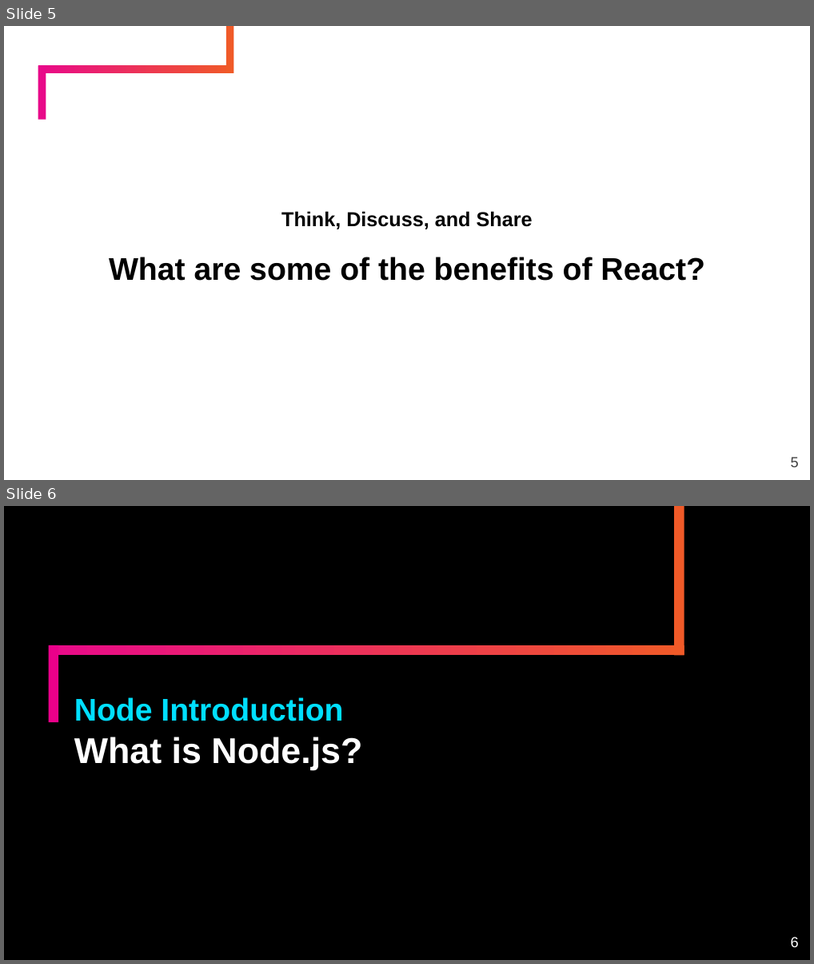
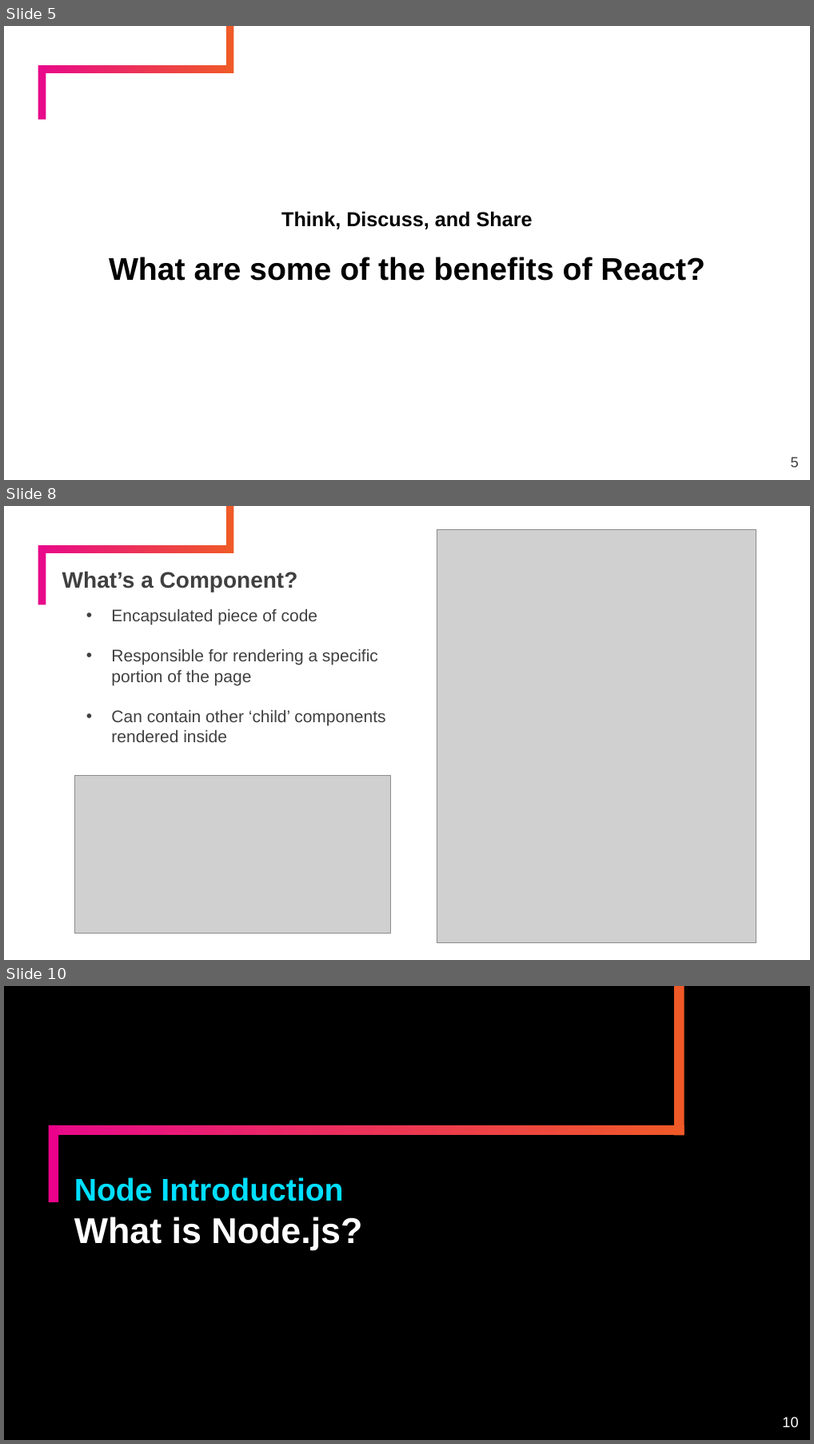
Before and after one commit to timmkellogg/ntg-react-fundamentals-session-2, a slide deck: day-2/slides/ppt/Node Introduction.pptx. Shown one above the other, each under a label of ours: slides 5 and 6 before the commit, slides 5, 8 and 10 after it; the slides between them are not shown. The pictures are 814x964 and 814x1444 pixels, drawn with LibreOffice and Linux fonts; fonts in the diff are those of the drawing; grey boxes stand for pictures; background and template pictures are left out. Boxes give left, top, right and bottom in pixels: in the first picture for what was removed or moved away, otherwise in the second. Text is boxed around its words. In the diff, an @@ line names an element or a change of style, - is before the commit and + after.

```diff
--- a/day-2/slides/ppt/Node Introduction.pptx
+++ b/day-2/slides/ppt/Node Introduction.pptx
@@ slide 8 added at <box>4,506,810,960</box>, background #FFFFFF; not listed: 2 template elements that a slide beside it also shows @@
@@ rectangle added at <box>38,546,46,604</box>, fill #E80A89 @@
@@ picture added at <box>437,530,756,942</box> @@
@@ title added at <box>62,571,298,592</box>, 20 pt, text #404040, bold @@
+What’s a Component?
@@ subtitle added at <box>111,608,386,742</box>, 15 pt, text #404040 @@
+• Encapsulated piece of code
+• Responsible for rendering a specific portion of the page
+• Can contain other ‘child’ components rendered inside
@@ picture added at <box>75,776,391,932</box> @@
@@ what was slide 6 is now slide 10 @@
@@ page number at <box>782,1416,798,1427</box>: text changed @@
-6
+10
```
Also in this commit, not shown: 1 slide changed, 3 other slides added, 1 other file.
